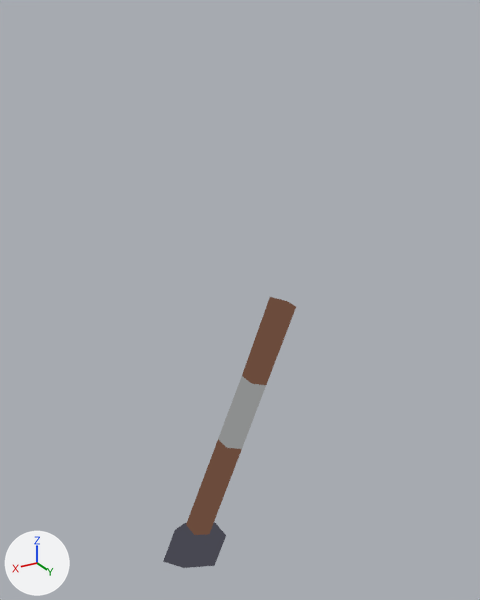
Renders of the glTF model packages/shooting-level-frontend/assets/models/Male_Character.glb from each side of a commit.
Both versions are drawn from a camera (50 mm lens) standing at (0.77, 3.57, 15.18) and looking at (0.08, 2.42, 14.61). The axes (+X, +Y, +Z) are drawn at lower left. The lights are the same throughout. Where no turn or scale is listed for an object, it has been applied to the vertices.

The first picture shows 'PACKED_MAUL'.
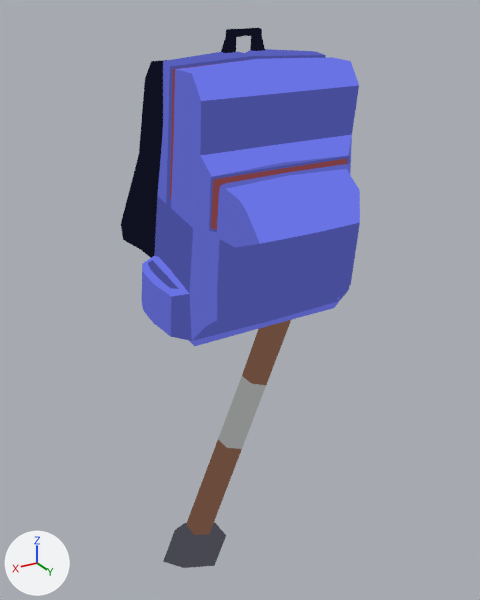
Where the change shows, as pixel boxes [x1, y1, x2, y2] in the pictures (480 x 600 px):
'BACKPACK', added
    after: [121, 28, 360, 346]
    faces in mat_backpack_shade: [148, 55, 360, 341]
    faces in mat_backpack_high: [142, 57, 360, 297]
    faces in mat_backpack_base: [141, 49, 352, 346]
    faces in mat_backpack_stripes: [121, 28, 265, 258]
    faces in mat_backpack_details: [170, 60, 348, 230]

Edits to the bpy script that builds the scene:
```text
Add mat_backpack_high:
    mat_backpack_high = bpy.data.materials.new('Backpack_High')
    # nodes: BsdfTransparent, Emission, LightPath, MixShader, OutputMaterial
    # colours: blue #6a73e3
Add mat_backpack_stripes:
    mat_backpack_stripes = bpy.data.materials.new('Backpack_Stripes')
    # nodes: BsdfTransparent, Emission, LightPath, MixShader, OutputMaterial
    # colours: black #101121
Add mat_backpack_details:
    mat_backpack_details = bpy.data.materials.new('Backpack_Details')
    # nodes: BsdfTransparent, Emission, LightPath, MixShader, OutputMaterial
    # colours: brown #7a3d42
Add mat_backpack_base:
    mat_backpack_base = bpy.data.materials.new('Backpack_Base')
    # nodes: BsdfTransparent, Emission, LightPath, MixShader, OutputMaterial
    # colours: blue #585fbb
Add mat_backpack_shade:
    mat_backpack_shade = bpy.data.materials.new('Backpack_Shade')
    # nodes: BsdfTransparent, Emission, LightPath, MixShader, OutputMaterial
    # colours: blue #474d99
Add me_backpack_mesh:
    me_backpack_mesh.from_pydata(...)  # 305 vertices, 618 faces; spans x -0.253..0.239, y -0.309..0.224, z -0.238..0.391
    # faces by material slot: [140, 140, 30, 244, 64]
    me_backpack_mesh.materials.append(mat_backpack_base)
    me_backpack_mesh.materials.append(mat_backpack_stripes)
    me_backpack_mesh.materials.append(mat_backpack_details)
    me_backpack_mesh.materials.append(mat_backpack_shade)
    me_backpack_mesh.materials.append(mat_backpack_high)
Add ob_backpack:
    ob_backpack = bpy.data.objects.new('BACKPACK', me_backpack_mesh)
    ob_backpack.location = (0.017, 2.38, 14.768)
```
